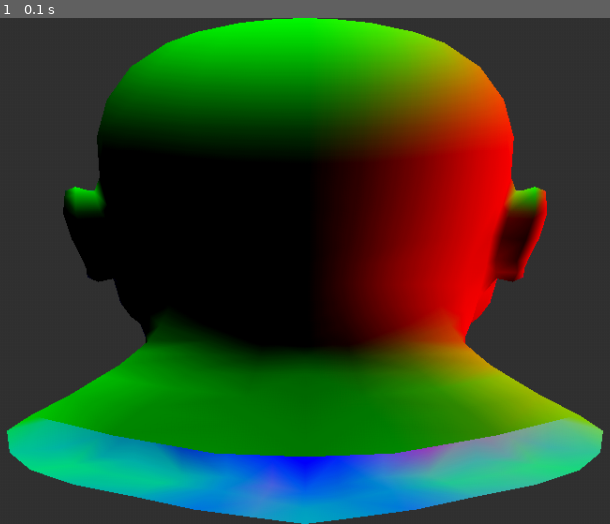
Above: before the commit, frame 1.
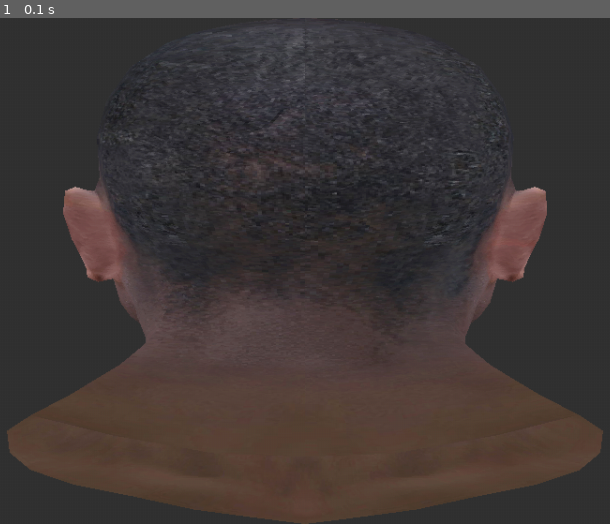
Above: after the commit, the same moment.

Repository: josuemj/Computer-Graphics
Game: pygame game, started from openGL/RendererOpenGL.py
Same seed, same stepped clock (60 frames per second), same inputs: the game is played once before the commit and once after it.
Inputs:
- Up to frame 1 (0.1 s): no input

The runs differ from the first frame. In frame 1, 67% of the frame differs, in the area x 1-99%, y 0-100%.

Commit message:
feat: model + texture

Diff:
--- a/openGL/RendererOpenGL.py
+++ b/openGL/RendererOpenGL.py
@@ -24,6 +24,7 @@
 # rend.scene.append(Buffer(triangle))
 
 faceModel = Model("models/model.obj")
+faceModel.AddTexture("textures/model.bmp")
 rend.scene.append(faceModel)
 
 isRunnig = True
--- a/openGL/model.py
+++ b/openGL/model.py
@@ -1,5 +1,8 @@
 from obj import Obj
 from buffer import Buffer
+from pygame import image
+from OpenGL.GL import *
+
 
 class Model(object):
     def __init__(self, filename):
@@ -9,6 +12,8 @@
         self.texCoords = objFile.texcoords
         self.normals = objFile.normals
         self.faces = objFile.faces
+
+        self.texture = None
 
         self.buffer = Buffer(self.BuildBuffer())
 
@@ -50,5 +55,31 @@
                 for value in faceVerts[3]: data.append(value)
         return data
 
+    def AddTexture(self, textureFileName):
+        self.textureSurface = image.load(textureFileName) # can also be png, jpg etc
+        self.textureData = image.tostring(self.textureSurface, "RGB", True)
+        self.texture = glGenTextures(1)
+
     def Render(self):
+
+        #Dara la textura
+
+        if self.texture is not None:
+            glActiveTexture(GL_TEXTURE0)
+            glBindTexture(GL_TEXTURE_2D, self.texture)
+
+            glTexImage2D(
+                GL_TEXTURE_2D, #Texture type
+                0, #Positions
+                GL_RGB, #format
+                self.textureSurface.get_width(), #Width
+                self.textureSurface.get_height(), #Height
+                0, # Border
+                GL_RGB, # format
+                GL_UNSIGNED_BYTE, # Type
+                self.textureData #data
+            )
+
+            glGenerateMipmap(GL_TEXTURE_2D)
+
         self.buffer.Render()
--- a/openGL/shaders.py
+++ b/openGL/shaders.py
@@ -23,10 +23,12 @@
 in vec2 outTexCoords;
 in vec3 outNormals;
 
+uniform sampler2D tex;
+
 out vec4 fragColor;
 
 void main()
 {
-    fragColor = vec4(outNormals, 1.0);
+    fragColor = texture(tex, outTexCoords);
 }
 '''
Binary file added: openGL/outputs/texture.png
Not shown, changed: openGL/readme.md
